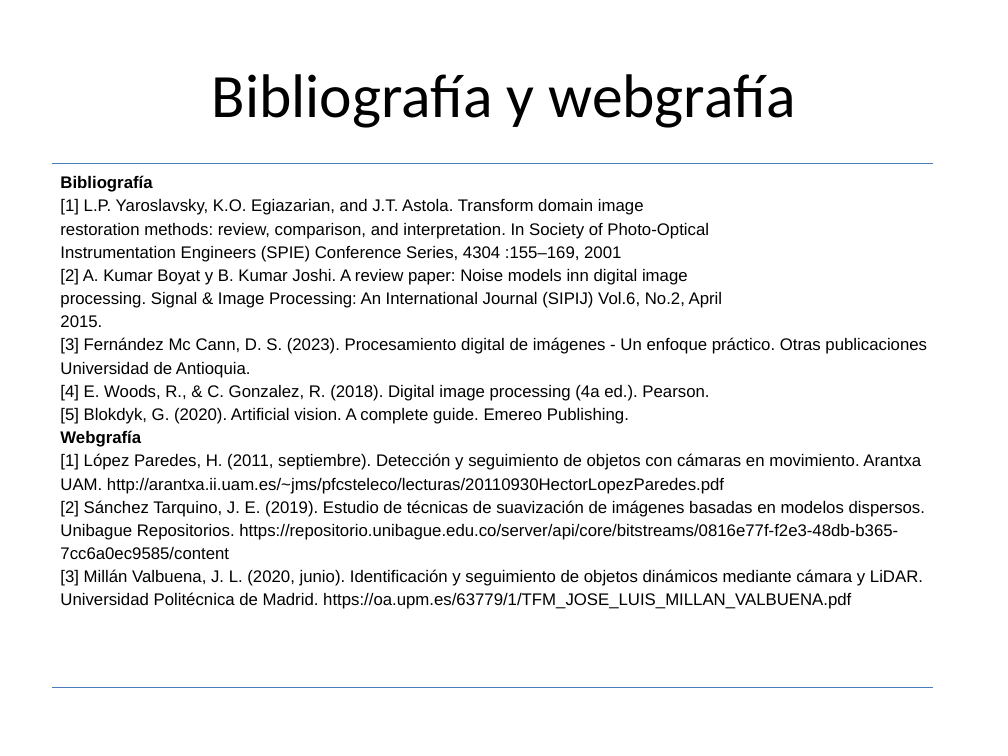
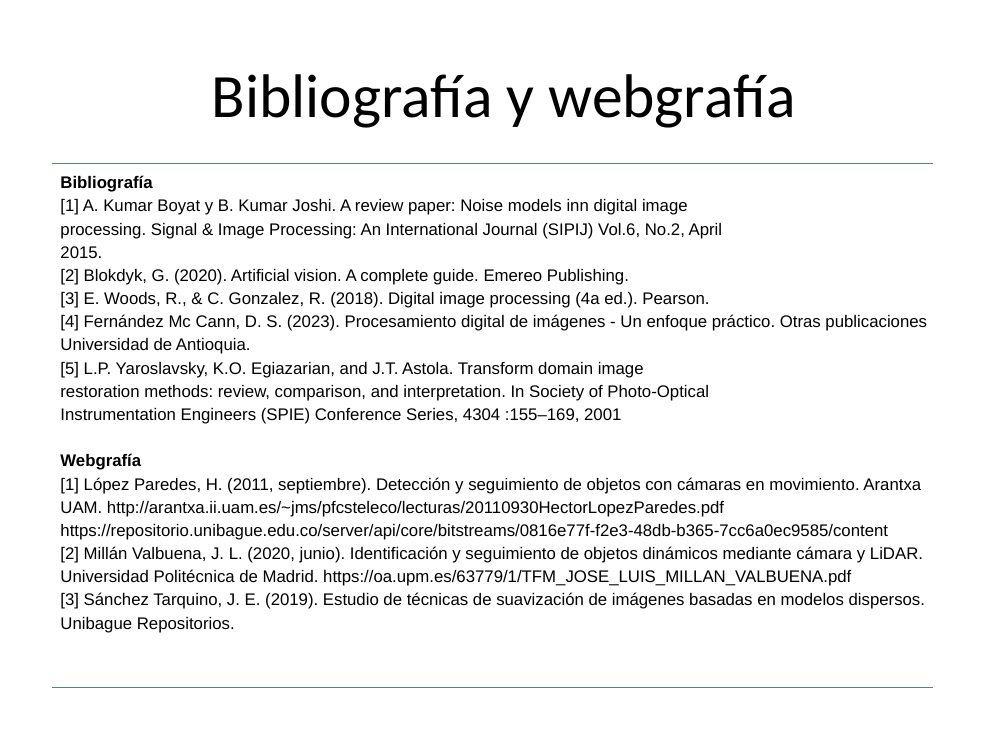
Before and after one commit to GenCabMon/galaxyGuardian, a slide deck: slide 9 of PDI_ExpoJuego.pptx. Drawn at 1008x756 pixels with LibreOffice and Linux fonts; fonts in the diff are those of the drawing. Boxes give left, top, right and bottom in pixels: in the first picture for what was removed or moved away, otherwise in the second. Text is boxed around its words. In the diff, an @@ line names an element or a change of style, - is before the commit and + after.

```diff
--- a/PDI_ExpoJuego.pptx
+++ b/PDI_ExpoJuego.pptx
@@ text at <box>60,199,927,378</box>: text changed @@
-[1] L.P. Yaroslavsky, K.O. Egiazarian, and J.T. Astola. Transform domain image
+[1] A. Kumar Boyat y B. Kumar Joshi. A review paper: Noise models inn digital image
+processing. Signal & Image Processing: An International Journal (SIPIJ) Vol.6, No.2, April
+2015.
+[2] Blokdyk, G. (2020). Artificial vision. A complete guide. Emereo Publishing.
+[3] E. Woods, R., & C. Gonzalez, R. (2018). Digital image processing (4a ed.). Pearson.
+[4] Fernández Mc Cann, D. S. (2023). Procesamiento digital de imágenes - Un enfoque práctico. Otras publicaciones Universidad de Antioquia.
+[5] L.P. Yaroslavsky, K.O. Egiazarian, and J.T. Astola. Transform domain image
@@ text at <box>60,269,927,424</box>: paragraphs removed @@
-[2] A. Kumar Boyat y B. Kumar Joshi. A review paper: Noise models inn digital image
-processing. Signal & Image Processing: An International Journal (SIPIJ) Vol.6, No.2, April
-2015.
-[3] Fernández Mc Cann, D. S. (2023). Procesamiento digital de imágenes - Un enfoque práctico. Otras publicaciones Universidad de Antioquia.
-[4] E. Woods, R., & C. Gonzalez, R. (2018). Digital image processing (4a ed.). Pearson.
-[5] Blokdyk, G. (2020). Artificial vision. A complete guide. Emereo Publishing.
@@ text at <box>60,524,925,633</box>: text changed @@
-[2] Sánchez Tarquino, J. E. (2019). Estudio de técnicas de suavización de imágenes basadas en modelos dispersos. Unibague Repositorios. https://repositorio.unibague.edu.co/server/api/core/bitstreams/0816e77f-f2e3-48db-b365-7cc6a0ec9585/content
-[3] Millán Valbuena, J. L. (2020, junio). Identificación y seguimiento de objetos dinámicos mediante cámara y LiDAR. Universidad Politécnica de Madrid. https://oa.upm.es/63779/1/TFM_JOSE_LUIS_MILLAN_VALBUENA.pdf
+https://repositorio.unibague.edu.co/server/api/core/bitstreams/0816e77f-f2e3-48db-b365-7cc6a0ec9585/content
+[2] Millán Valbuena, J. L. (2020, junio). Identificación y seguimiento de objetos dinámicos mediante cámara y LiDAR. Universidad Politécnica de Madrid. https://oa.upm.es/63779/1/TFM_JOSE_LUIS_MILLAN_VALBUENA.pdf
+[3] Sánchez Tarquino, J. E. (2019). Estudio de técnicas de suavización de imágenes basadas en modelos dispersos. Unibague Repositorios.
```
Also in this commit, not shown: 1 other slide changed.
